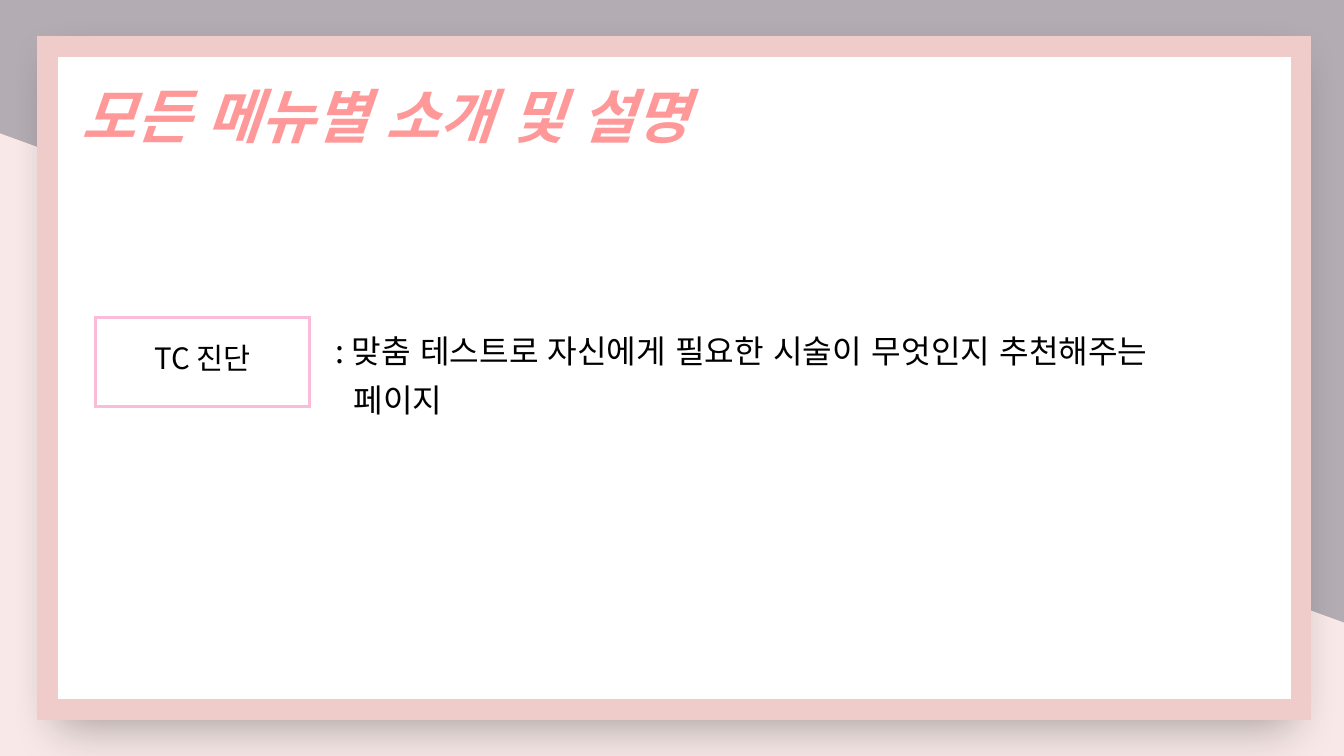
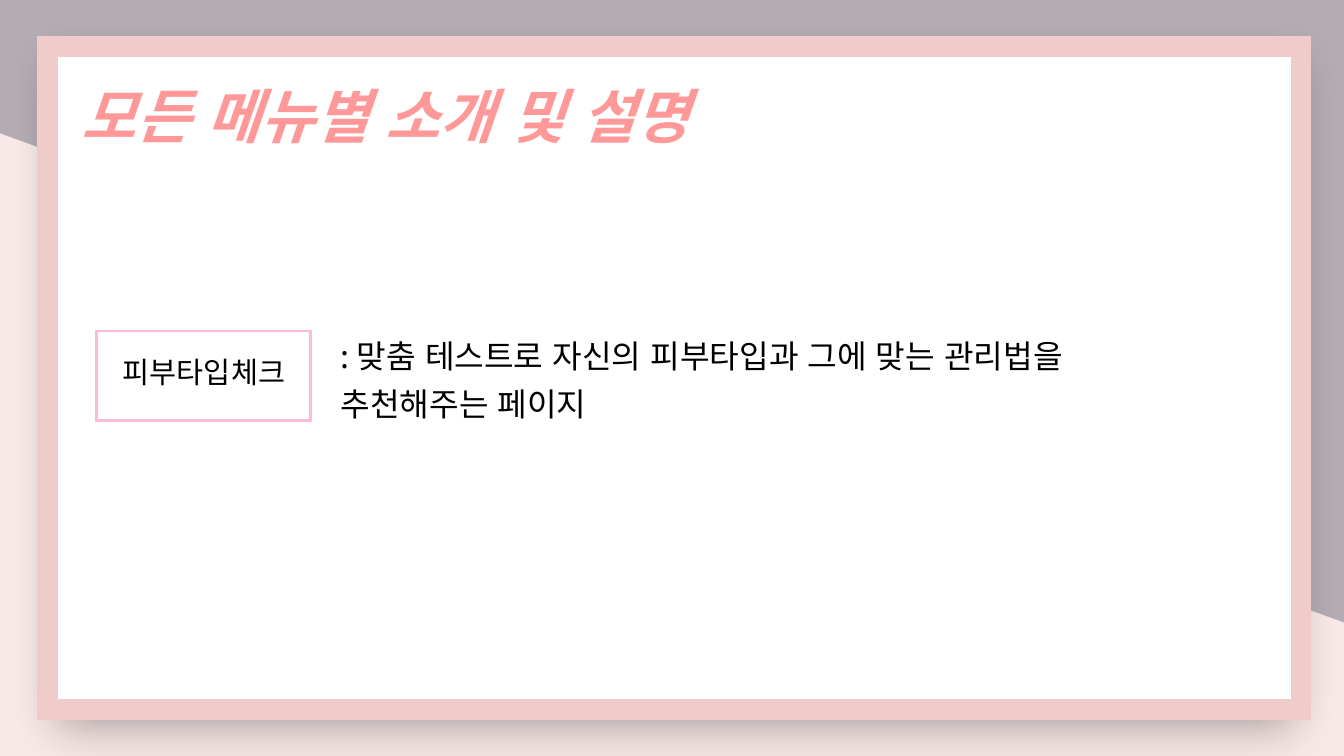
Before and after one commit to nimi2838/thecare, a slide deck: slide 25 of 졸작 기획서.pptx. Drawn at 1344x756 pixels with LibreOffice and Linux fonts; fonts in the diff are those of the drawing. Boxes give left, top, right and bottom in pixels: in the first picture for what was removed or moved away, otherwise in the second. Text is boxed around its words. In the diff, an @@ line names an element or a change of style, - is before the commit and + after.

```diff
--- a/졸작 기획서.pptx
+++ b/졸작 기획서.pptx
@@ rectangle: place and size @@
-rectangle at [95, 318, 310, 407]
+rectangle at [97, 331, 312, 420]
@@ text at [123, 358, 285, 386]: text changed @@
-TC 진단
+피부타입체크
@@ text at [341, 341, 1063, 419]: text changed @@
-: 맞춤 테스트로 자신에게 필요한 시술이 무엇인지 추천해주는
-페이지
+: 맞춤 테스트로 자신의 피부타입과 그에 맞는 관리법을
+추천해주는 페이지
```
Also in this commit, not shown: 14 other slides changed, 1 slide added, 1 other file.
